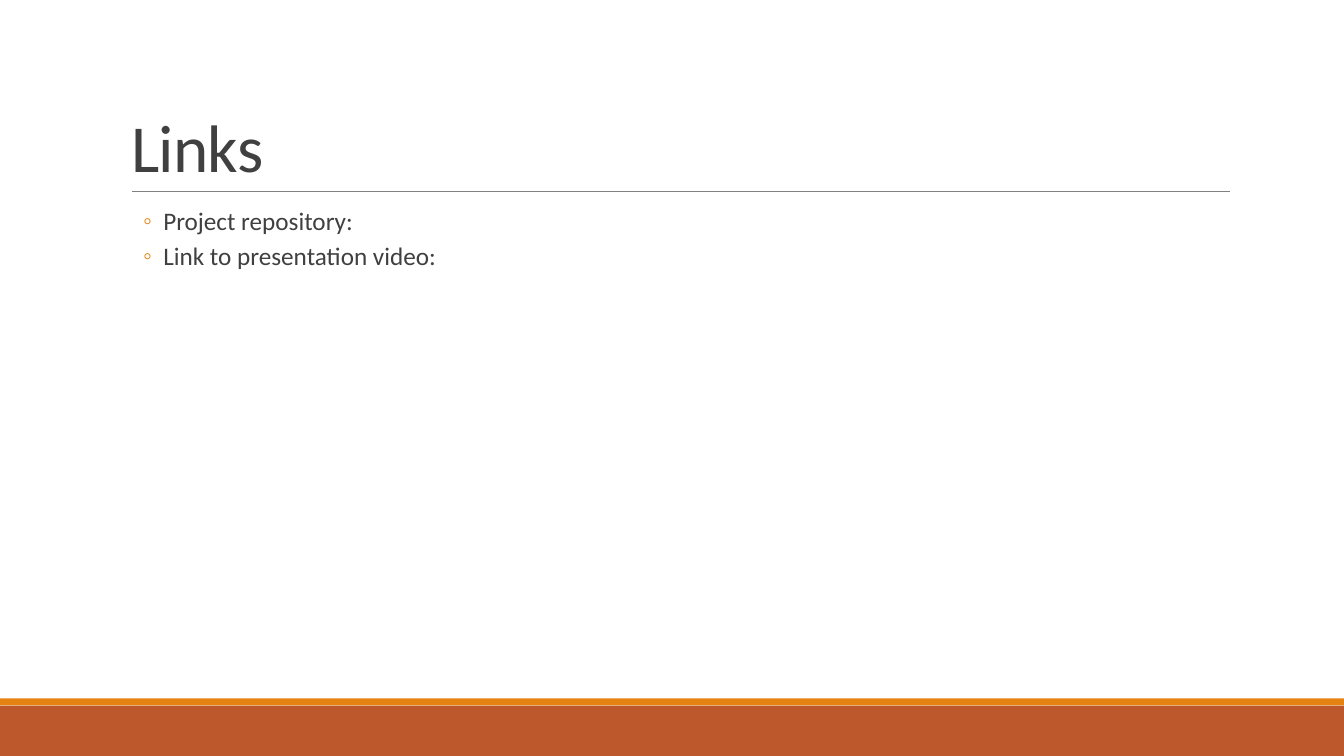
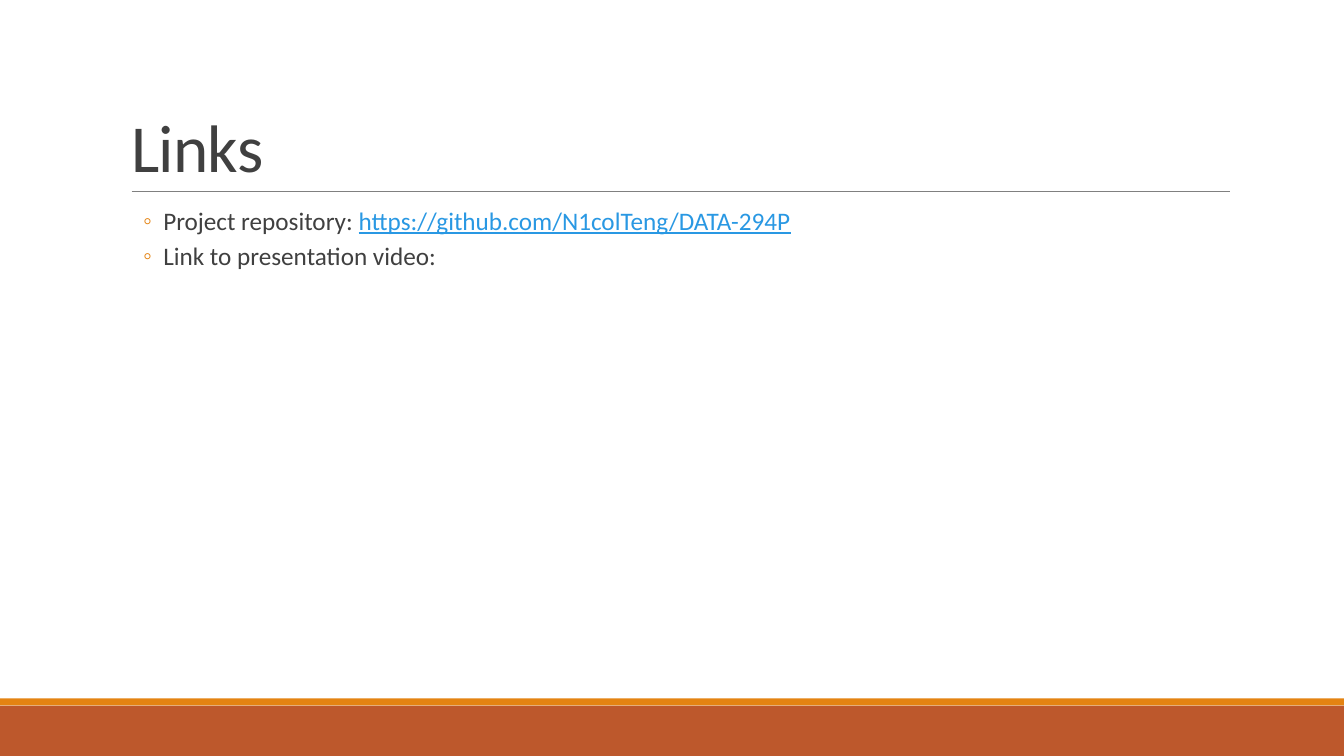
Before and after one commit to N1colTeng/DATA-294P, a slide deck: slide 32 of First draft presentation.pptx. Drawn at 1344x756 pixels with LibreOffice and Linux fonts; fonts in the diff are those of the drawing. Boxes give left, top, right and bottom in pixels: in the first picture for what was removed or moved away, otherwise in the second. Text is boxed around its words. In the diff, an @@ line names an element or a change of style, - is before the commit and + after.

```diff
--- a/First draft presentation.pptx
+++ b/First draft presentation.pptx
@@ text at (x1=163, y1=212, x2=790, y2=235): text changed; text colour #404040 to #2998E3 @@
-  ◦ Project repository:
+  ◦ Project repository: https://github.com/N1colTeng/DATA-294P
```
Also in this commit, not shown: 1 other slide changed.
